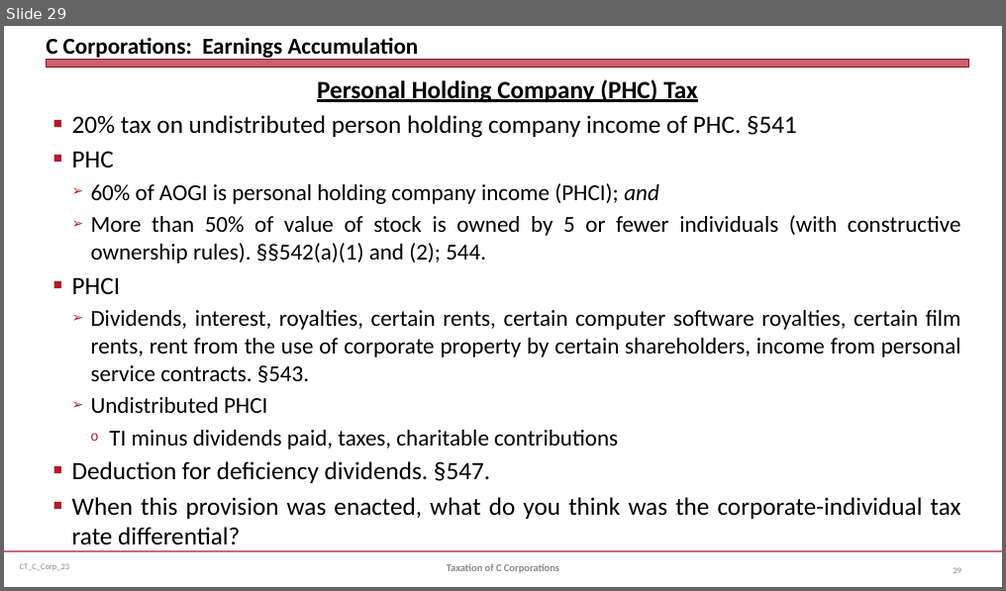
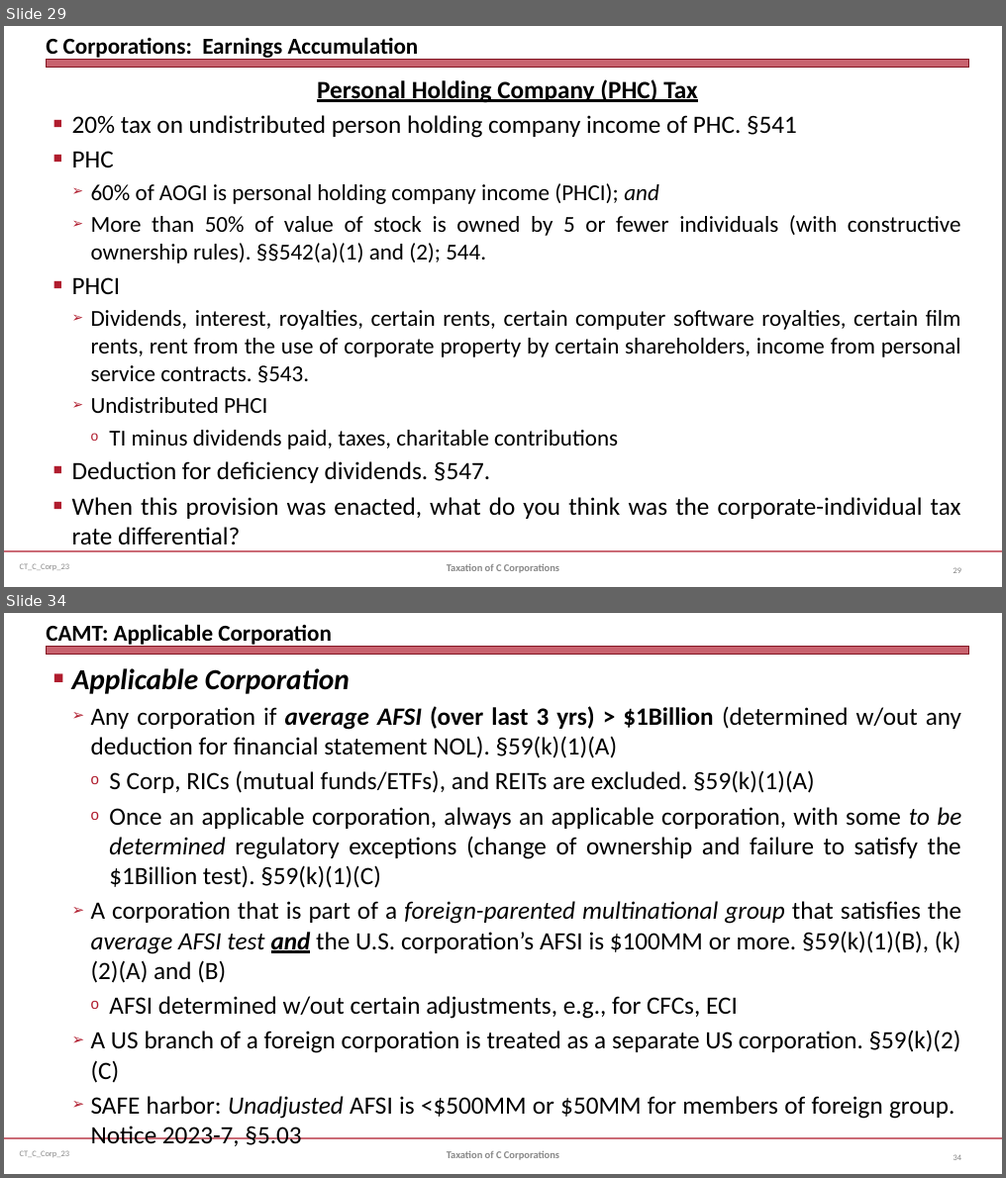
Before and after one commit to jmc877/Corporate-Tax, a slide deck: slides/CT_C_Corp_23.pptx. Shown one above the other, each under a label of ours: slide 29 before the commit, slides 29 and 34 after it; the slides between them are not shown. The pictures are 1006x591 and 1006x1178 pixels, drawn with LibreOffice and Linux fonts; fonts in the diff are those of the drawing. Boxes give left, top, right and bottom in pixels: in the first picture for what was removed or moved away, otherwise in the second. Text is boxed around its words. In the diff, an @@ line names an element or a change of style, - is before the commit and + after.

```diff
--- a/slides/CT_C_Corp_23.pptx
+++ b/slides/CT_C_Corp_23.pptx
@@ slide 34 added at bbox=[4, 613, 1002, 1174], background #FFFFFF; not listed: 3 template elements that a slide beside it also shows @@
@@ title added at bbox=[46, 624, 332, 648], 22 pt, text #000000, bold @@
+CAMT: Applicable Corporation
@@ text added at bbox=[72, 668, 961, 1147], 24 pt, text #000000 @@
+■ Applicable Corporation
+  ➢ Any corporation if average AFSI (over last 3 yrs) > $1Billion (determined w/out any deduction for financial statement NOL). §59(k)(1)(A)
+    o S Corp, RICs (mutual funds/ETFs), and REITs are excluded. §59(k)(1)(A)
+    o Once an applicable corporation, always an applicable corporation, with some to be determined regulatory exceptions (change of ownership and failure to satisfy the $1Billion test). §59(k)(1)(C)
+  ➢ A corporation that is part of a foreign-parented multinational group that satisfies the average AFSI test and the U.S. corporation’s AFSI is $100MM or more. §59(k)(1)(B), (k)(2)(A) and (B)
+    o AFSI determined w/out certain adjustments, e.g., for CFCs, ECI
+  ➢ A US branch of a foreign corporation is treated as a separate US corporation. §59(k)(2)(C)
+  ➢ SAFE harbor: Unadjusted AFSI is <$500MM or $50MM for members of foreign group. Notice 2023-7, §5.03
@@ text added at bbox=[447, 1152, 559, 1160], 10 pt, text #898989, bold @@
+Taxation of C Corporations
@@ page number added at bbox=[953, 1155, 961, 1160], 8 pt, text #808080 @@
+34
```
Also in this commit, not shown: 8 slides changed, 5 other slides added.
